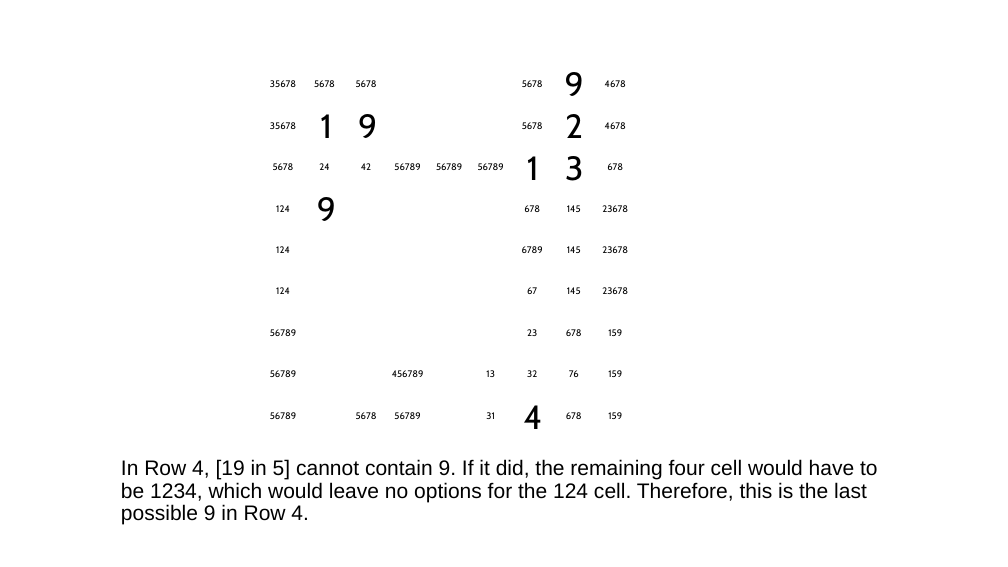
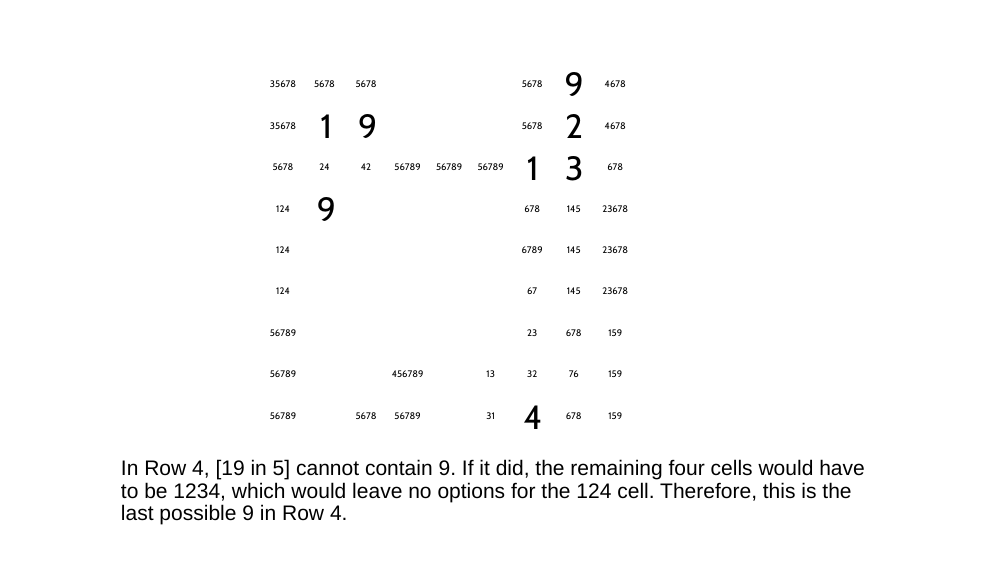
Before and after one commit to jhardis/WSJ_Number_Puzzles, a slide deck: slide 23 of 20260905_1.pptx. Drawn at 1008x567 pixels with LibreOffice and Linux fonts; fonts in the diff are those of the drawing; background and template pictures are left out. Boxes give left, top, right and bottom in pixels: in the first picture for what was removed or moved away, otherwise in the second. Text is boxed around its words. In the diff, an @@ line names an element or a change of style, - is before the commit and + after.

```diff
--- a/20260905_1.pptx
+++ b/20260905_1.pptx
@@ text at [121, 459, 865, 525]: text changed @@
-In Row 4, [19 in 5] cannot contain 9. If it did, the remaining four cell would have to be 1234, which would leave no options for the 124 cell. Therefore, this is the last possible 9 in Row 4.
+In Row 4, [19 in 5] cannot contain 9. If it did, the remaining four cells would have to be 1234, which would leave no options for the 124 cell. Therefore, this is the last possible 9 in Row 4.
```
Also in this commit, not shown: 1 other slide changed.
